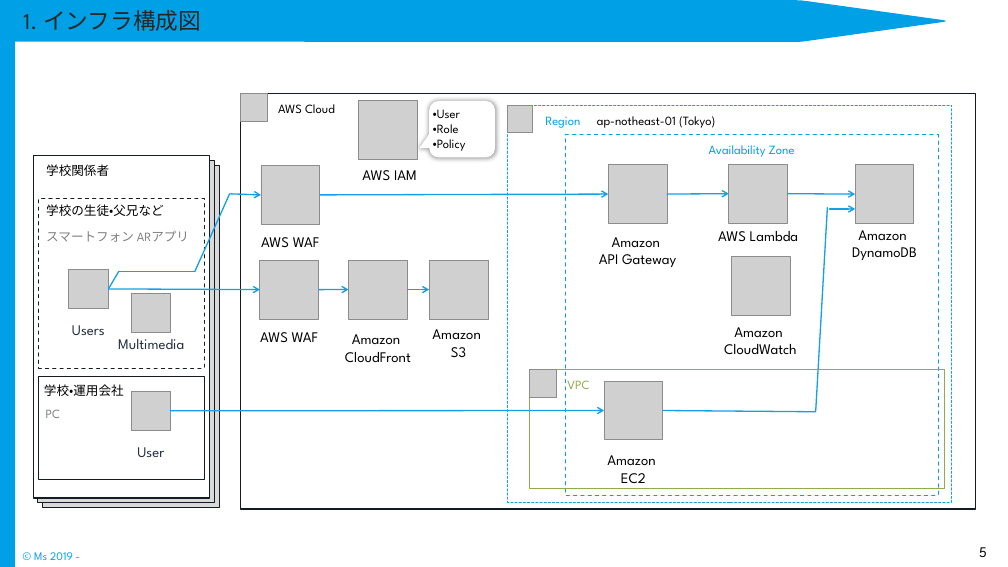
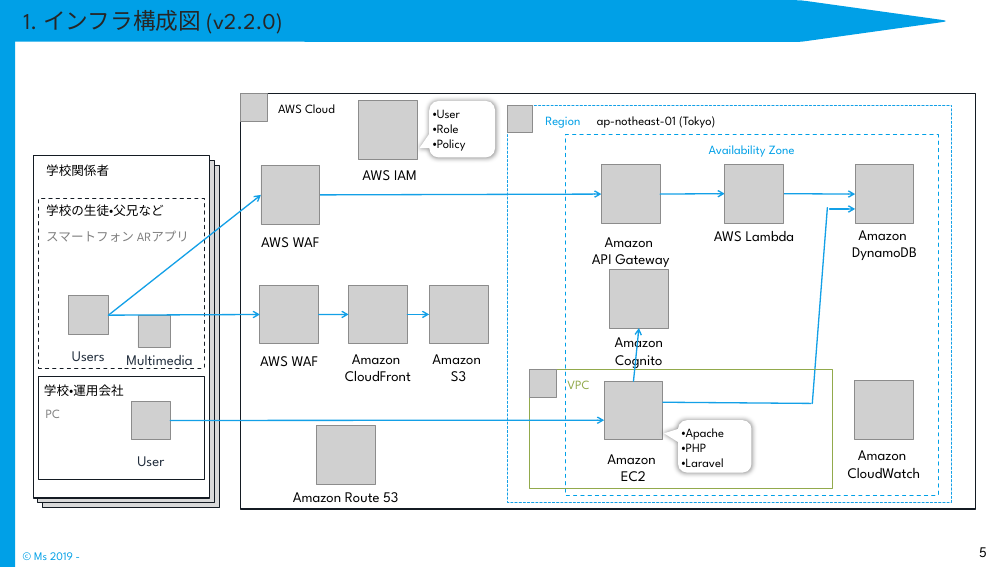
Before and after one commit to Rie-Ishimura/https-github.com-uetomae-msar_Documents_1, a slide deck: slide 5 of 04.環境構築/インフラ/msar_環境構築手順書.pptx. Drawn at 1008x567 pixels with LibreOffice and Linux fonts; fonts in the diff are those of the drawing; grey boxes stand for pictures. Boxes give left, top, right and bottom in pixels: in the first picture for what was removed or moved away, otherwise in the second. Text is boxed around its words. In the diff, an @@ line names an element or a change of style, - is before the commit and + after.

```diff
--- a/04.環境構築/インフラ/msar_環境構築手順書.pptx
+++ b/04.環境構築/インフラ/msar_環境構築手順書.pptx
@@ title at <box>23,10,283,34</box>: text changed @@
-1. インフラ構成図
+1. インフラ構成図 (v2.2.0)
@@ picture: place and size @@
-picture at <box>609,165,668,224</box>
+picture at <box>601,165,660,224</box>
@@ arrow moved from (231, 194) - (261, 195) to (108, 315) - (261, 195) @@
@@ line removed from (195, 271) to (230, 194) @@
@@ arrow moved from (320, 195) - (609, 194) to (320, 195) - (601, 194) @@
@@ 2 texts, 1 picture, 1 arrow: place and size @@
-2 texts, 1 picture, 1 arrow at <box>599,164,799,267</box>
+2 texts, 1 picture, 1 arrow at <box>592,164,795,270</box>
@@ arrow moved from (788, 194) - (855, 194) to (783, 194) - (855, 194) @@
@@ line moved from (816, 411) - (827, 208) to (813, 404) - (827, 208) @@
@@ picture added at <box>609,269,668,328</box> @@
@@ line removed from (108, 289) to (119, 271) @@
@@ line removed from (119, 271) to (195, 271) @@
@@ 4 pictures, 3 texts, 3 arrows: place and size @@
-4 pictures, 3 texts, 3 arrows at <box>69,260,488,357</box>
+4 pictures, 3 texts, 3 arrows at <box>69,285,488,381</box>
@@ picture: place and size @@
-picture at <box>132,293,170,332</box>
+picture at <box>138,315,170,348</box>
@@ arrow added from (634, 381) to (639, 328), #13A0E7 1.25 pt @@
@@ text "Multimedia" rewrapped from <box>118,339,184,349</box> to <box>126,355,192,369</box> @@
@@ text "Amazon CloudFront": place and size @@
-text "Amazon CloudFront" at <box>345,334,411,362</box>
+text "Amazon CloudFront" at <box>345,354,411,381</box>
@@ text added at <box>615,333,663,371</box>, 14 pt, text #000000 @@
+Amazon
+Cognito
@@ rectangle "VPC": place and size @@
-rectangle "VPC" at <box>530,370,945,488</box>
+rectangle "VPC" at <box>530,370,833,488</box>
@@ picture: place and size @@
-picture at <box>731,257,790,316</box>
+picture at <box>854,380,913,439</box>
@@ line moved from (663, 411) - (816, 412) to (663, 402) - (811, 404) @@
@@ 1 picture, 1 text, 1 arrow: place and size @@
-1 picture, 1 text, 1 arrow at <box>132,392,604,457</box>
+1 picture, 1 text, 1 arrow at <box>132,402,604,466</box>
@@ picture added at <box>316,426,375,485</box> @@
@@ rounded speech box added at <box>678,420,752,473</box>, fill #FFFFFF @@
@@ text added at <box>681,428,724,467</box>, 12 pt, text #000000 @@
+・Apache
+・PHP
+・Laravel
@@ text "Amazon CloudWatch": place and size @@
-text "Amazon CloudWatch" at <box>724,327,797,354</box>
+text "Amazon CloudWatch" at <box>848,450,921,478</box>
@@ text added at <box>293,492,398,502</box>, 14 pt, text #000000 @@
+Amazon Route 53
```
Also in this commit, not shown: 1 slide added.
